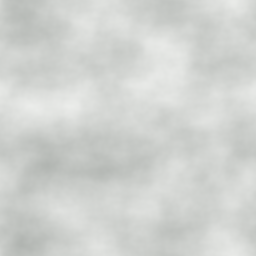
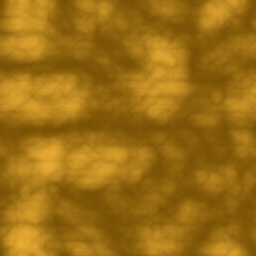
Layered file, before and after one edit (256 × 256). Changes by layer:
added layer "bird copy" above "bird" over [0, 0, 256, 256]
added layer "bird" above "firemon" over [0, 0, 256, 256]
added layer "firemon" above "Graphics.png copy" over [0, 0, 256, 256]
